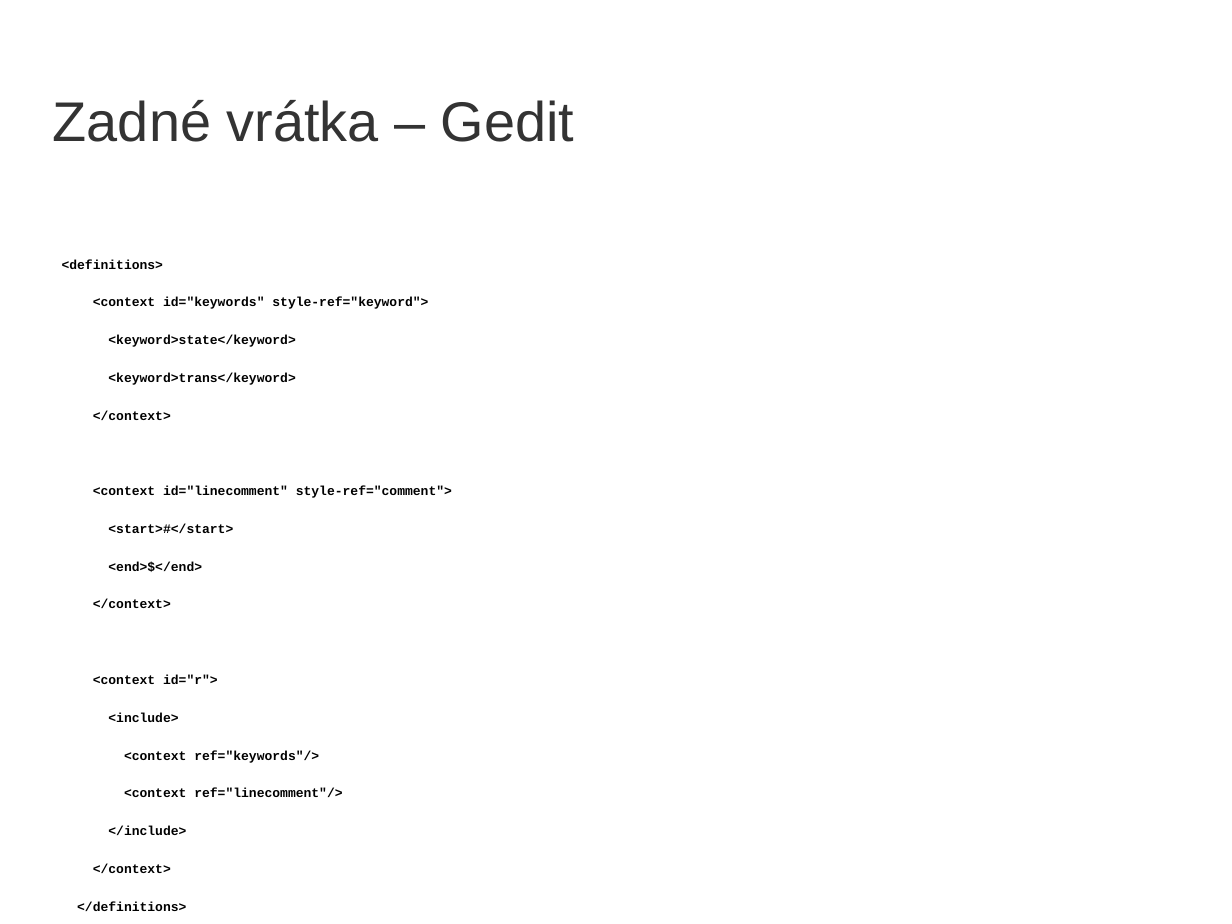
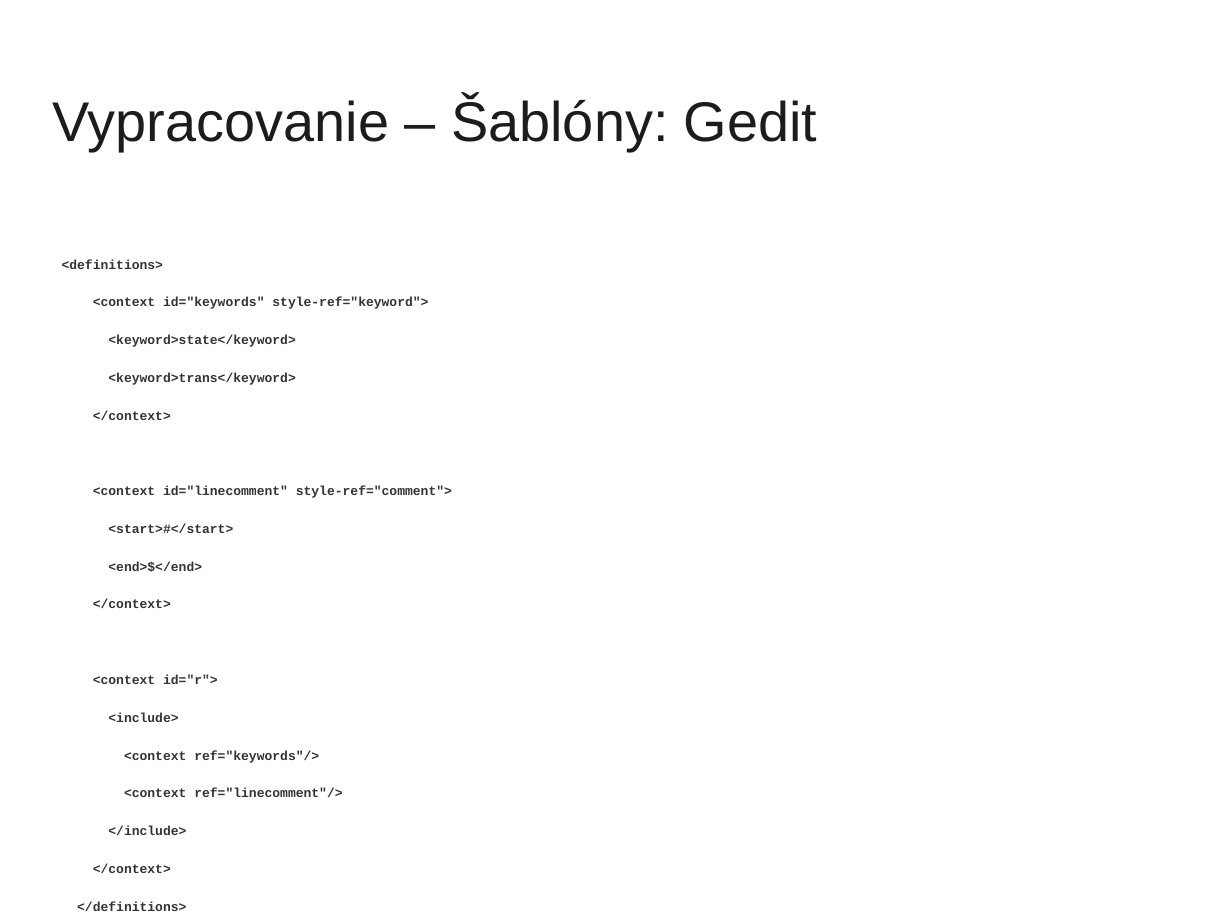
Before and after one commit to yin/syntaxer, a slide deck: slide 19 of obhajoba/bc2014-obhajoba15-prezentacia.odp (slide 37 before the commit). Drawn at 1232x924 pixels with LibreOffice and Linux fonts; fonts in the diff are those of the drawing; background and template pictures are left out. Boxes give left, top, right and bottom in pixels: in the first picture for what was removed or moved away, otherwise in the second. Text is boxed around its words. In the diff, an @@ line names an element or a change of style, - is before the commit and + after.

```diff
--- a/obhajoba/bc2014-obhajoba15-prezentacia.odp
+++ b/obhajoba/bc2014-obhajoba15-prezentacia.odp
@@ title at [53, 97, 817, 151]: text changed; text colour #333333 to #1C1C1C @@
-Zadné vrátka – Gedit
+Vypracovanie – Šablóny: Gedit
@@ text "<definitions>" at [62, 259, 452, 797]: text colour #000000 to #333333 @@
```
Also in this commit, not shown: 14 other slides changed, 11 slides added, 22 slides removed, 2 other files.
